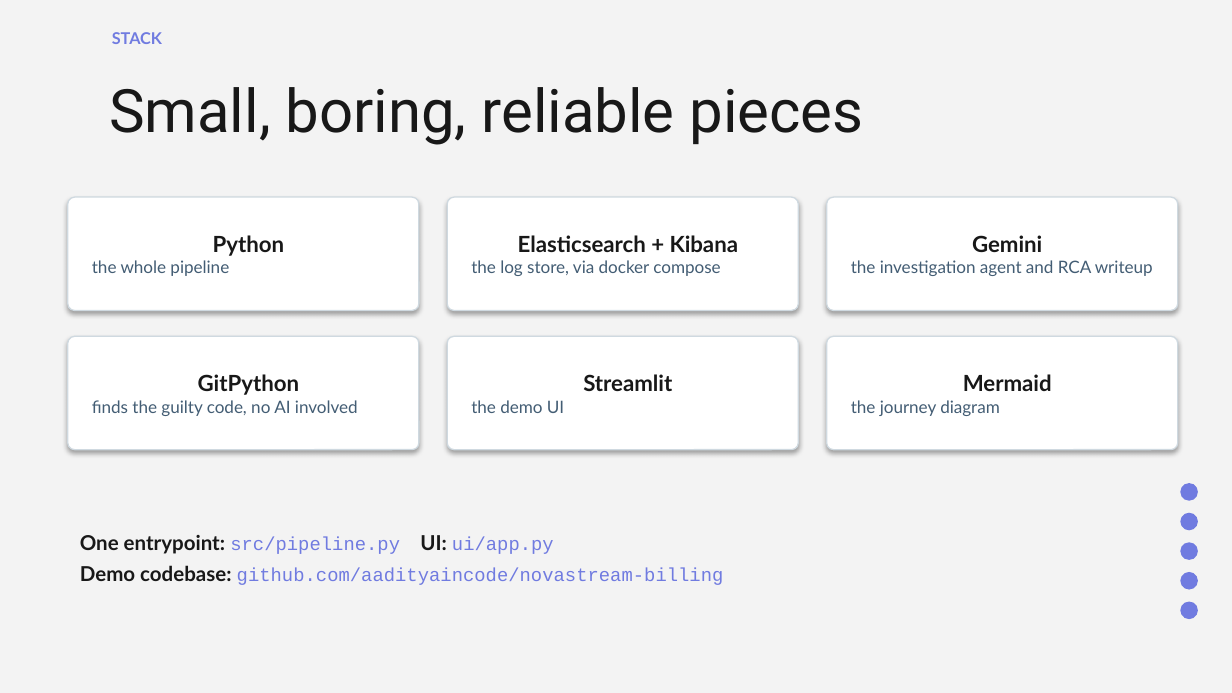
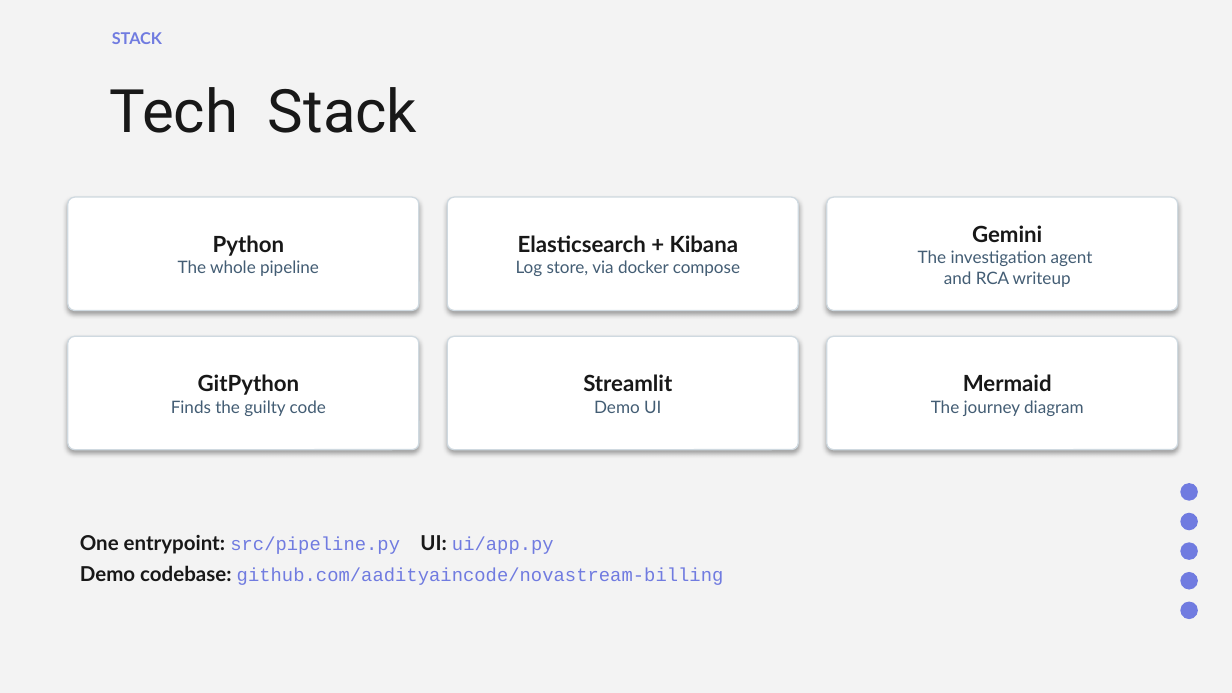
Before and after one commit to aadityaincode/Sherlog, a slide deck: slide 9 of sherlog-slides.pptx. Drawn at 1232x693 pixels with LibreOffice and Linux fonts; fonts in the diff are those of the drawing. Boxes give left, top, right and bottom in pixels: in the first picture for what was removed or moved away, otherwise in the second. Text is boxed around its words. In the diff, an @@ line names an element or a change of style, - is before the commit and + after.

```diff
--- a/sherlog-slides.pptx
+++ b/sherlog-slides.pptx
@@ title at (x1=109, y1=87, x2=417, y2=133): text changed @@
-Small, boring, reliable pieces
+Tech Stack
@@ text in rounded rectangle at (x1=178, y1=260, x2=319, y2=276): text changed @@
-the whole pipeline
+The whole pipeline
@@ text in rounded rectangle at (x1=516, y1=260, x2=740, y2=276): text changed @@
-the log store, via docker compose
+Log store, via docker compose
@@ text in rounded rectangle at (x1=918, y1=250, x2=1093, y2=287): text changed @@
-the investigation agent and RCA writeup
+The investigation agent
+and RCA writeup
@@ text in rounded rectangle at (x1=171, y1=400, x2=326, y2=416): text changed @@
-finds the guilty code, no AI involved
+Finds the guilty code
@@ text in rounded rectangle at (x1=594, y1=400, x2=661, y2=413): text changed @@
-the demo UI
+Demo UI
@@ text in rounded rectangle at (x1=931, y1=400, x2=1084, y2=416): text changed @@
-the journey diagram
+The journey diagram
```
Also in this commit, not shown: 8 other slides changed, 1 slide removed.
